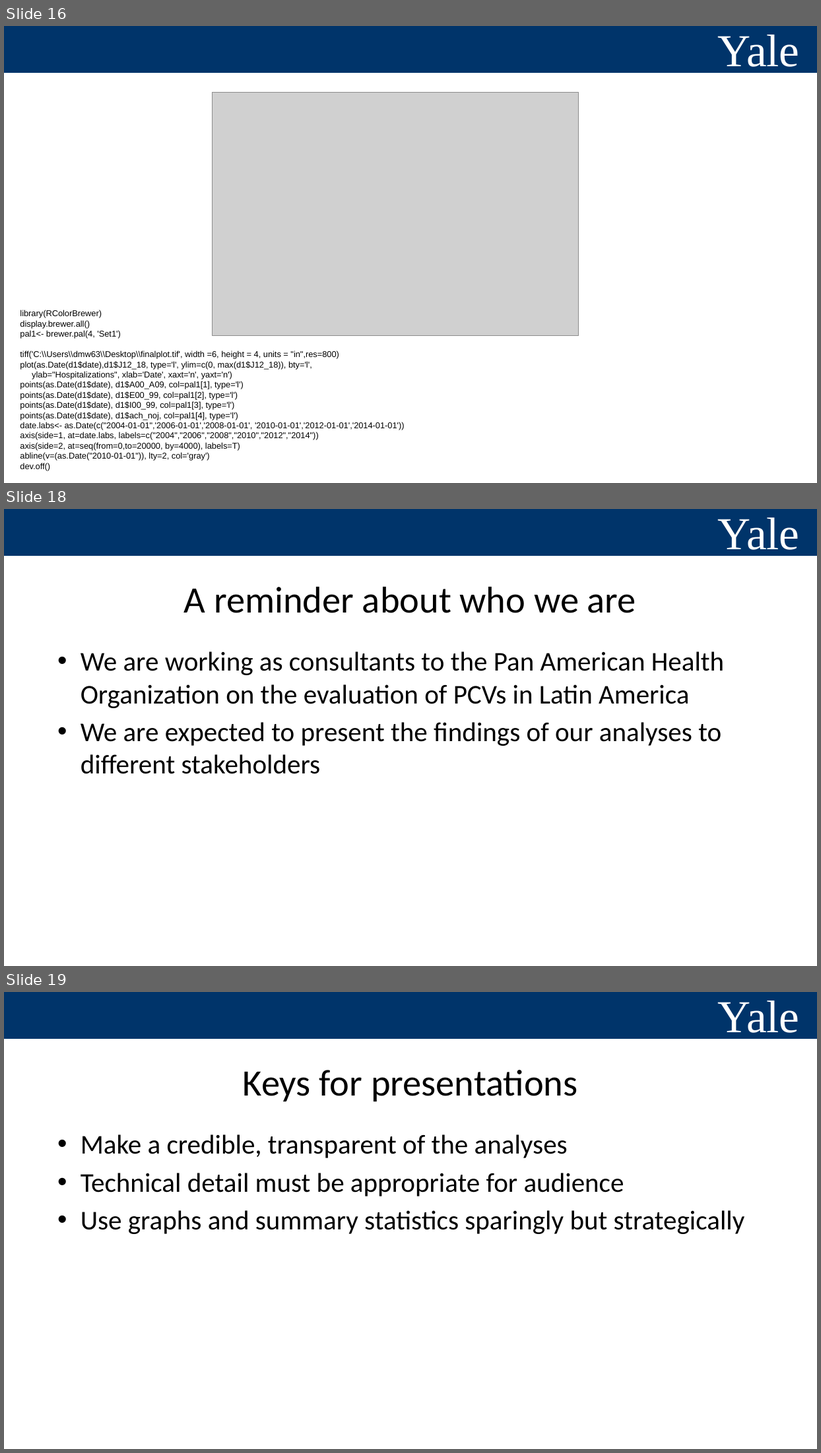
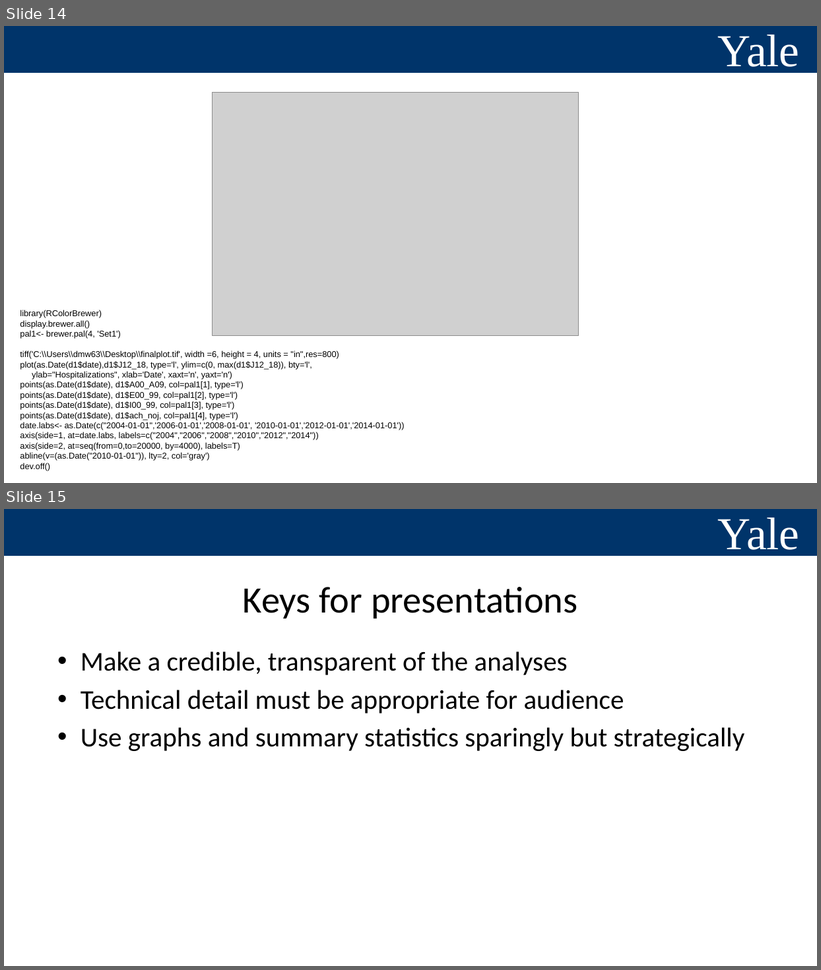
Before and after one commit to YalePublicHealthSurveillance/YaleIntroPublicHealthSurveillance.github.io, a slide deck: Slides/presenting results.pptx. Shown one above the other, each under a label of ours: slides 16, 18 and 19 before the commit, slides 14 and 15 after it; the slides between them are not shown. The pictures are 821x1453 and 821x970 pixels, drawn with LibreOffice and Linux fonts; fonts in the diff are those of the drawing; grey boxes stand for pictures. Boxes give left, top, right and bottom in pixels: in the first picture for what was removed or moved away, otherwise in the second. Text is boxed around its words. In the diff, an @@ line names an element or a change of style, - is before the commit and + after.

```diff
--- a/Slides/presenting results.pptx
+++ b/Slides/presenting results.pptx
@@ slide 18 removed at (4, 509, 817, 966), background #FFFFFF; not listed: 3 template elements that a slide beside it also shows @@
@@ title removed at (184, 586, 636, 613) @@
-A reminder about who we are
@@ text removed at (81, 652, 724, 774) @@
-• We are working as consultants to the Pan American Health Organization on the evaluation of PCVs in Latin America
-• We are expected to present the findings of our analyses to different stakeholders
@@ what was slide 16 is now slide 14 @@
@@ what was slide 19 is now slide 15 @@
```
Also in this commit, not shown: 1 slide changed, 1 slide added, 6 other slides removed, 2 other files.
